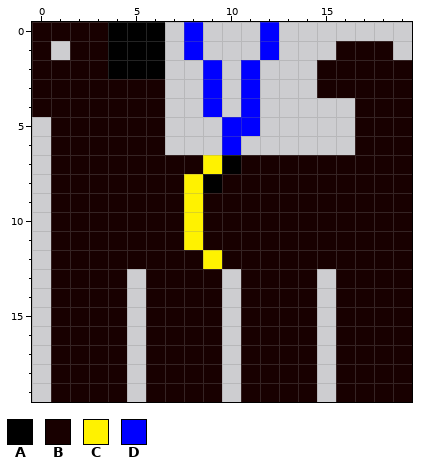
File history of a pixel-art sprite, game/pics/DogLPara.png. Above: the version before the commit.
The file is 20x20 pixels.
Palette (. is transparent): A #000000  B #180000  C #fff200  D #0000ff
And afterwards:
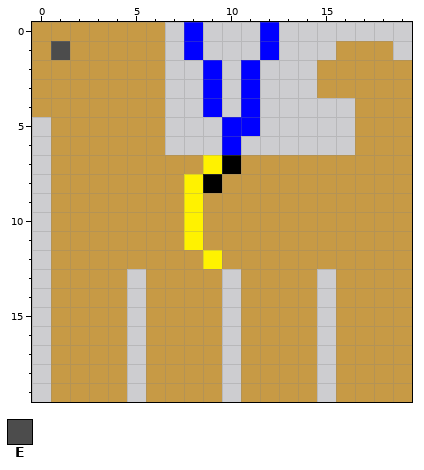
Colours new in this view: E #4c4c4c
Diff:
Colour B changes from #180000 to #c79a45.
Colour A gives way to colour B in rows 0 to 2 at x 4 to 6.
The edit adds colour E in row 1 at x 1.
